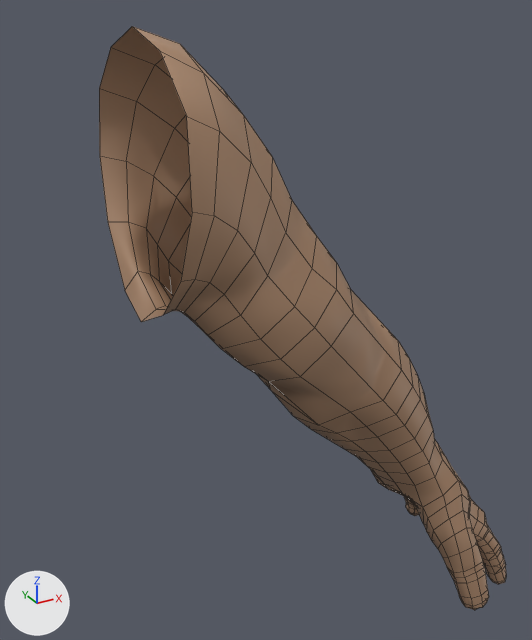
One commit to the Blender file Bodies/Human/Males/Strong/Body_Human_Male_Strong_ArmLeft.blend: the scene before it, then after it.
Both versions are drawn from a 50 mm lens placed at (0.036, -0.571, 1.553), pointed at (0.38, 0.055, 1.24). Lighting does not change. The marker at lower left points along +X, +Y and +Z. The older version comes first. Mesh edges are drawn as thin lines. The same objects are shown in both versions, whatever each file hides.

The first picture shows 'Body_Human_Male_Strong_ArmLeft'.
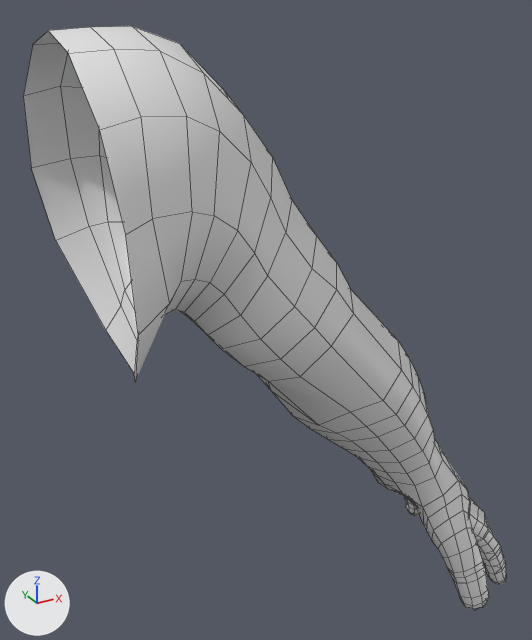
What differs and where, as boxes (x1, y1, x2, y2) in the pictures (532 x 640 px):
'Body_Human_Male_Strong_ArmLeft', reshaped (19% wider): before (99, 26, 506, 610); after (23, 26, 506, 610)
part 1 of me_body_human_male_strong_armleft, added: after (23, 26, 192, 382)
part 2 of me_body_human_male_strong_armleft, recoloured (brown to white): (99, 26, 506, 610) in both

What the commit changed:
me_body_human_male_strong_armleft is used by ob_body_human_male_strong_armleft; location (0.0, 0.0, 0.0).
me_body_human_male_strong_armleft had 741 vertices, 766 faces and spanned x 0.227..0.683, y -0.111..0.112, z 0.829..1.532.
me_body_human_male_strong_armleft now has 765 vertices, 790 faces and spans x 0.171..0.683, y -0.135..0.133, z 0.829..1.532.
Part 1, on me_body_human_male_strong_armleft:
24 vertices are added at x 0.171..0.23, y -0.135..0.133, z 1.239..1.532.
24 new faces join them.
me_body_human_male_strong_armleft part 2: 766 faces spanning x 0.227..0.683, y -0.111..0.112, z 0.829..1.532 switch from mat_material_body_human_male_strong to no material.
